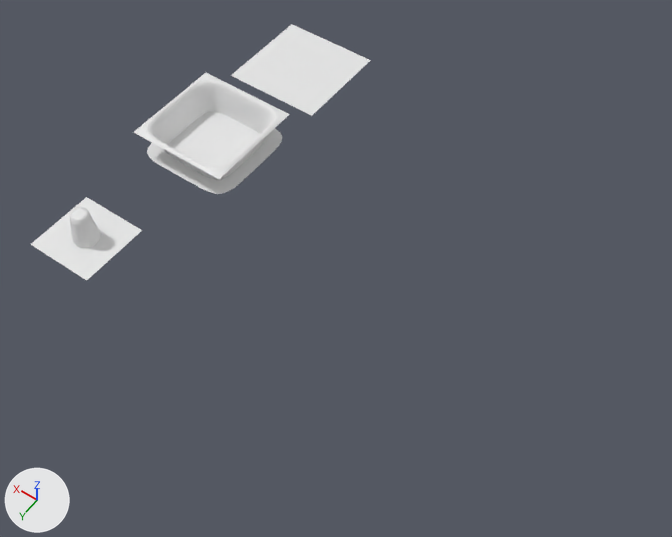
Before and after pictures for a commit that changed the Blender file assets/src/tileset.blend.
Before and after are seen from a camera (50 mm lens) standing at (-12.1, 14.8, 18.3) and looking at (-2.8, 1.8, -2.1). The lights are fixed; the arrows at lower left show +X, +Y and +Z. Materials are left out; every surface is plain grey.
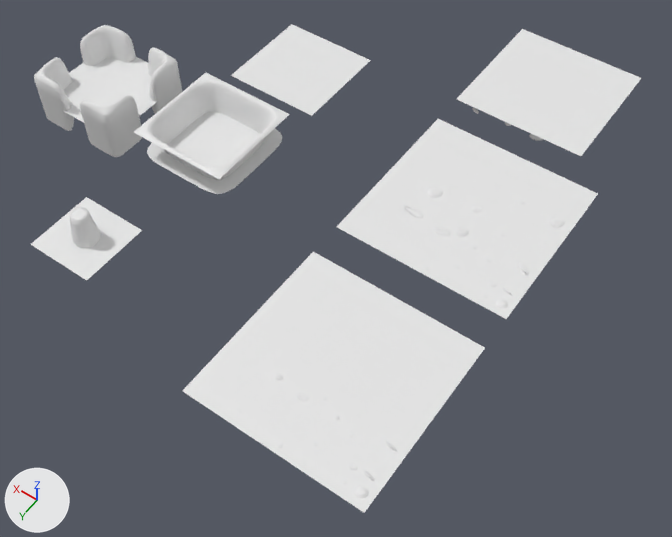
Boxes [x1, y1, x2, y2] around the edits, measured in the pictures (672 x 537 px):
'Plane', reshaped (79% wider, 91% taller)
    before: [31, 24, 371, 280]
    after: [31, 24, 641, 513]
part 1 of me_plane, added
    after: [63, 57, 159, 123]
part 2 of me_plane, added
    after: [183, 29, 641, 513]
part 3 of me_plane, added
    after: [34, 25, 182, 157]

The change in detail:
me_plane is used by ob_plane; location (0.0, 0.0, 0.0).
me_plane had 81 vertices, 47 faces and spanned x 0.0..3.0, y -4.0..7.0, z -0.05..0.96.
me_plane now has 706 vertices, 502 faces and spans x -8.0..7.0, y -8.0..8.0, z -0.82..0.96.
me_plane part 1: the loose piece of 16 vertices spanning x 0.0..3.0, y 0.0..3.0, z 0.0 is copied, and the copy is moved by (4.0, 0.0, 0.0); it spans x 4.0..7.0, y 0.0..3.0, z 0.0.
me_plane part 2: 545 vertices added at x -8.0..-2.99, y -8.0..8.0, z -0.33..0.06.
me_plane part 3: 64 vertices added at x 4.0..7.0, y 0.0..3.0, z -0.82..0.96.
